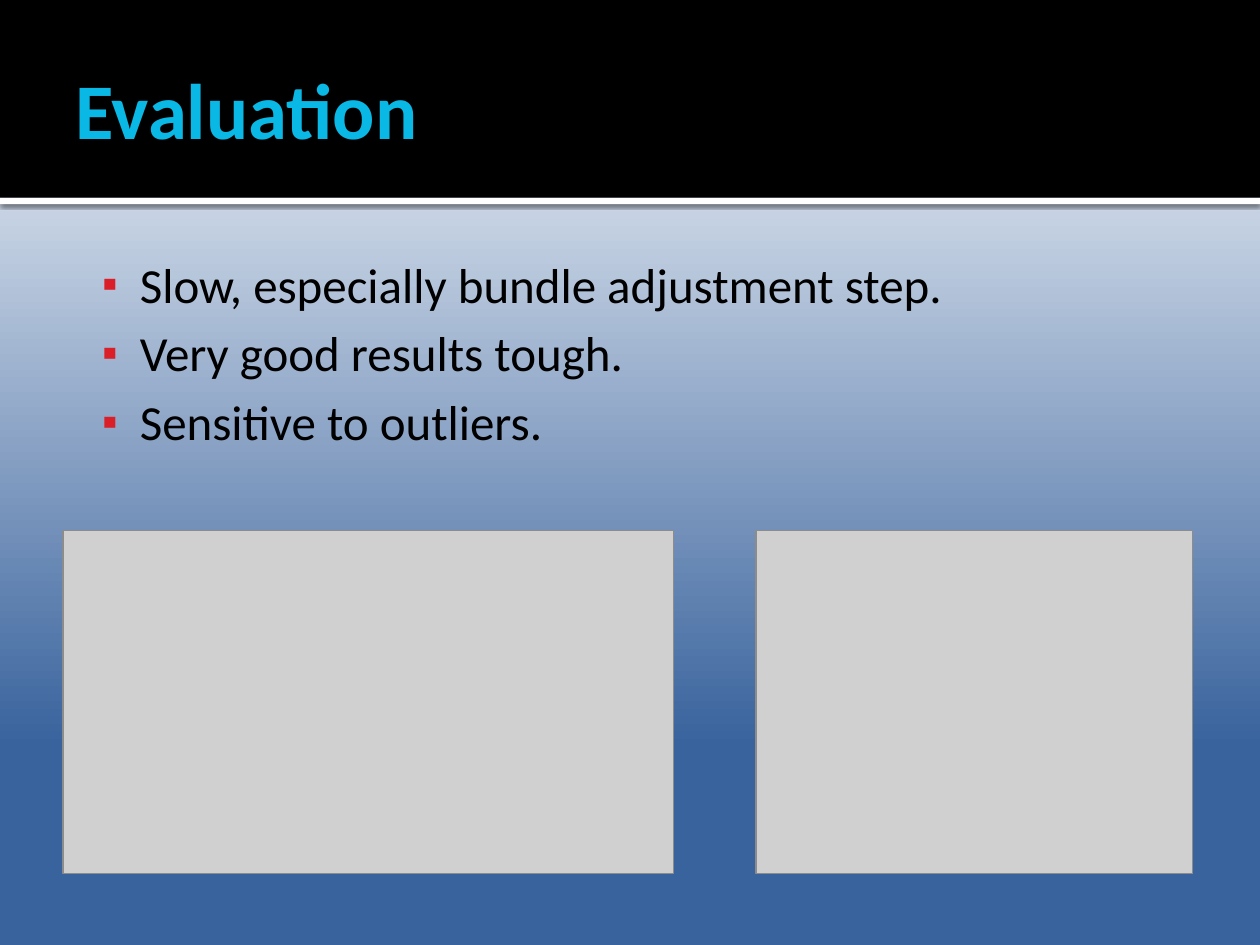
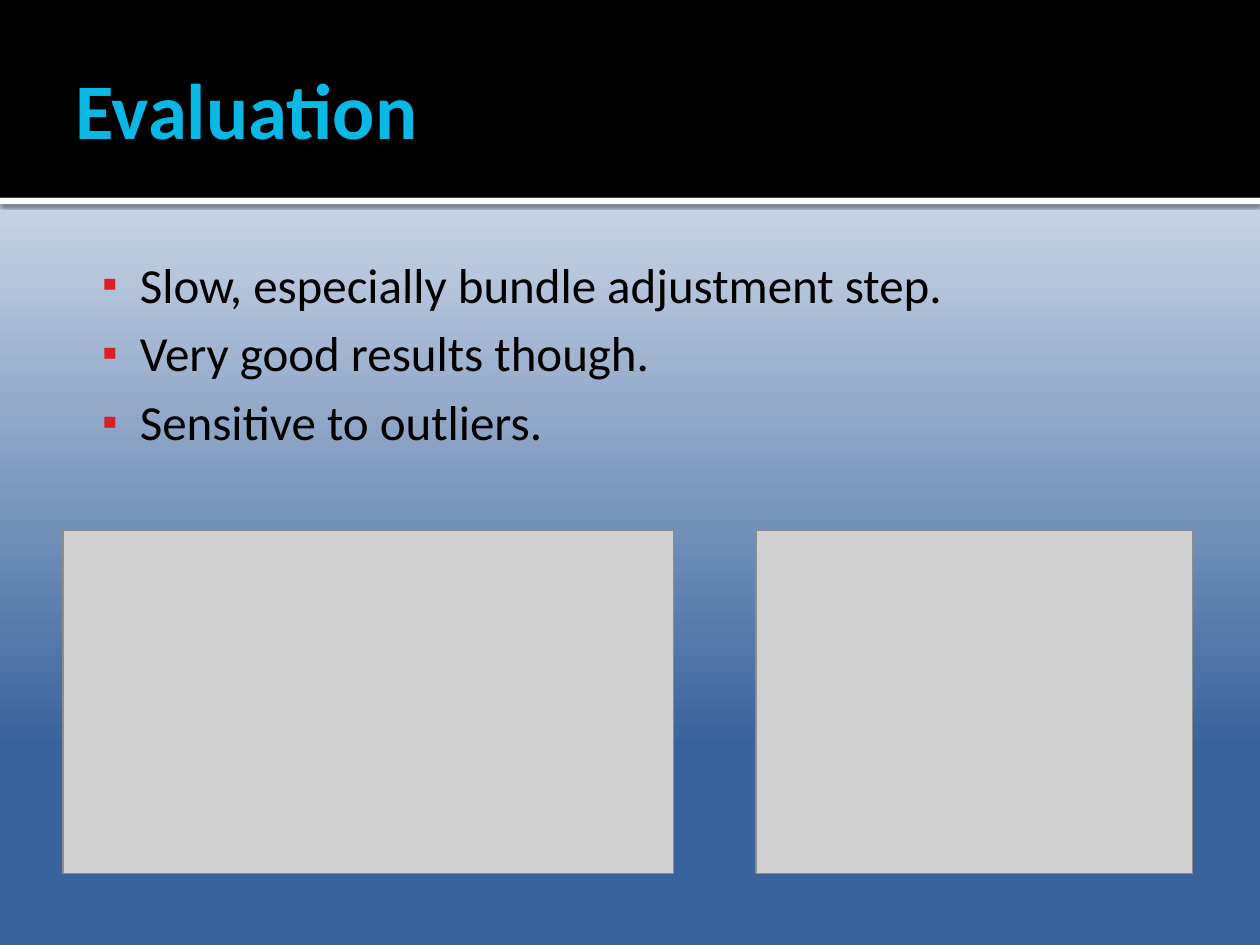
Before and after one commit to Epipolarna/Tracking, a slide deck: slide 13 of 3D Reconstruction/Documentation/TSBB15prez.pptx (slide 11 before the commit). Drawn at 1260x945 pixels with LibreOffice and Linux fonts; fonts in the diff are those of the drawing; grey boxes stand for pictures. Boxes give left, top, right and bottom in pixels: in the first picture for what was removed or moved away, otherwise in the second. Text is boxed around its words. In the diff, an @@ line names an element or a change of style, - is before the commit and + after.

```diff
--- a/3D Reconstruction/Documentation/TSBB15prez.pptx
+++ b/3D Reconstruction/Documentation/TSBB15prez.pptx
@@ text at <box>140,337,649,380</box>: text changed @@
-  ▪ Very good results tough.
+  ▪ Very good results though.
```
Also in this commit, not shown: 2 other slides changed, 2 slides added.
